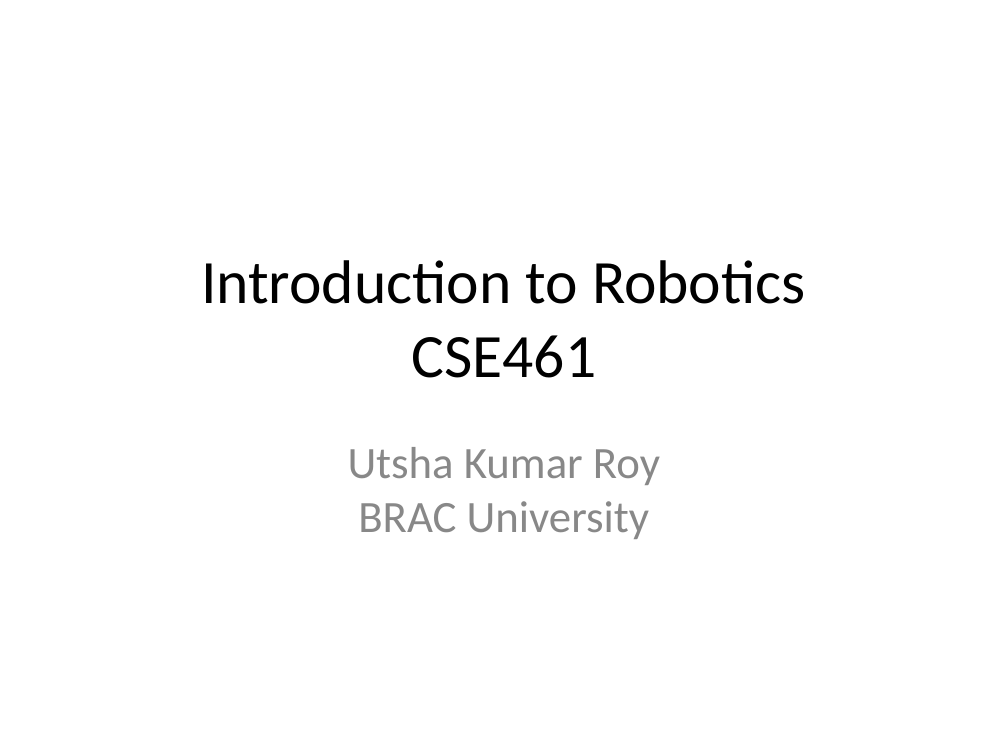
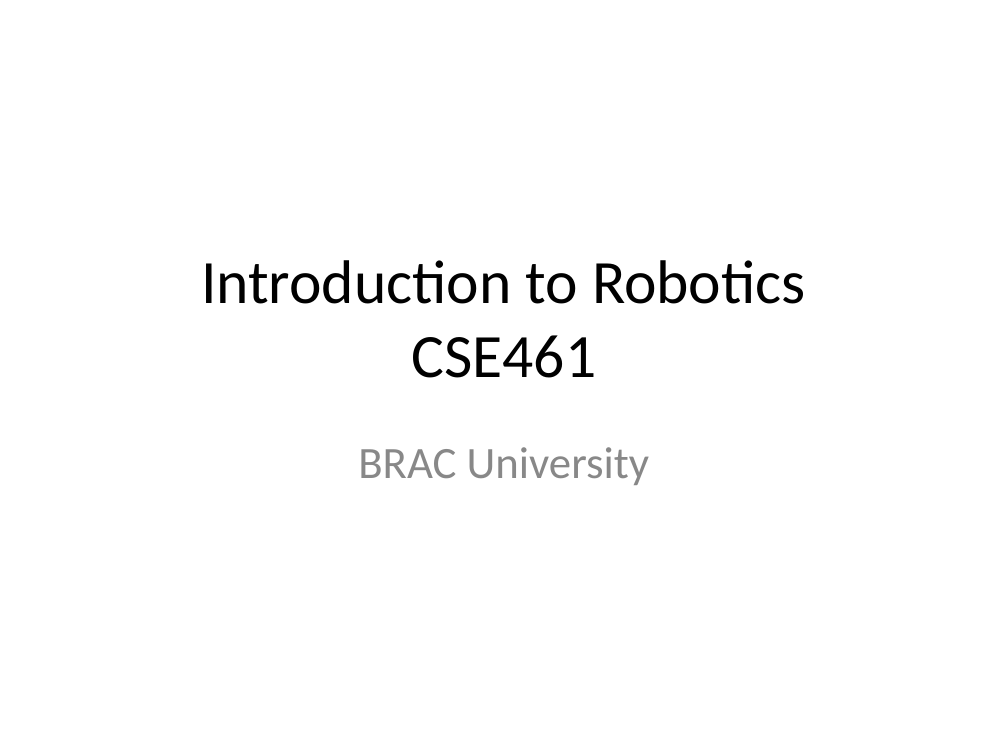
Before and after one commit to UK-Roy/cse461, a slide deck: slide 1 of slides/Introduction to Robotics-lec2.pptx. Drawn at 1008x756 pixels with LibreOffice and Linux fonts; fonts in the diff are those of the drawing. Boxes give left, top, right and bottom in pixels: in the first picture for what was removed or moved away, otherwise in the second. Text is boxed around its words. In the diff, an @@ line names an element or a change of style, - is before the commit and + after.

```diff
--- a/slides/Introduction to Robotics-lec2.pptx
+++ b/slides/Introduction to Robotics-lec2.pptx
@@ subtitle at (348,447,660,485): paragraph removed @@
-Utsha Kumar Roy
```
Also in this commit, not shown: 13 other slides changed, 15 slides added, 6 slides removed, 7 other files.
